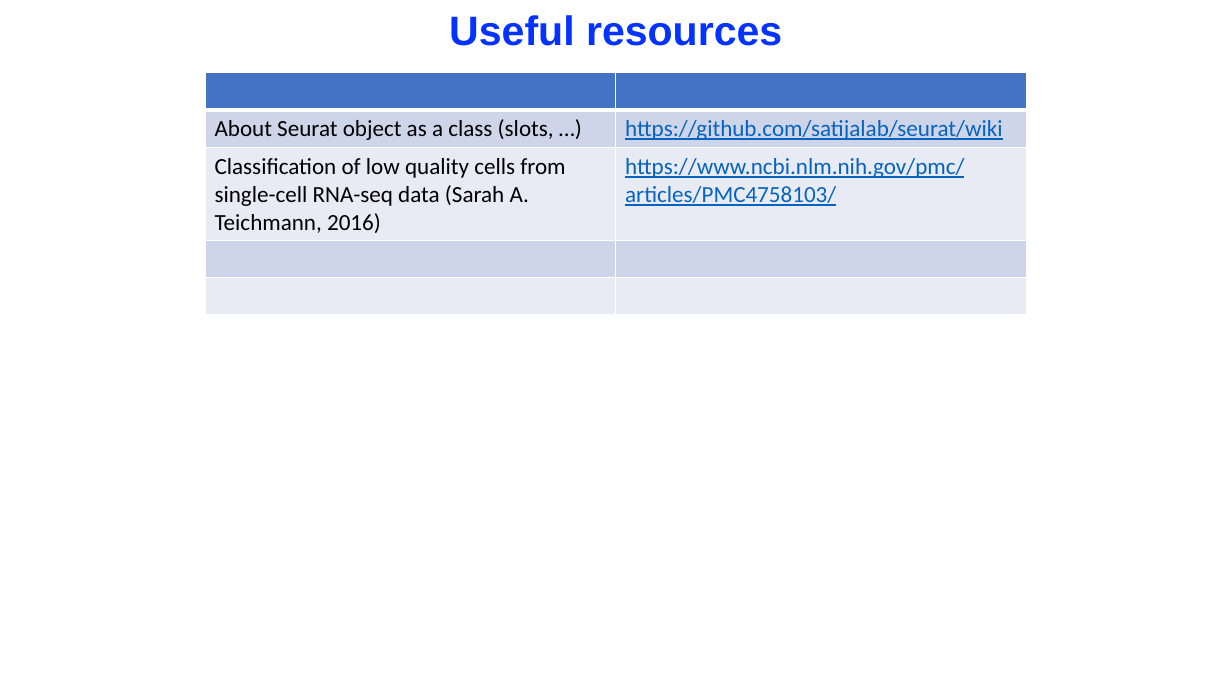
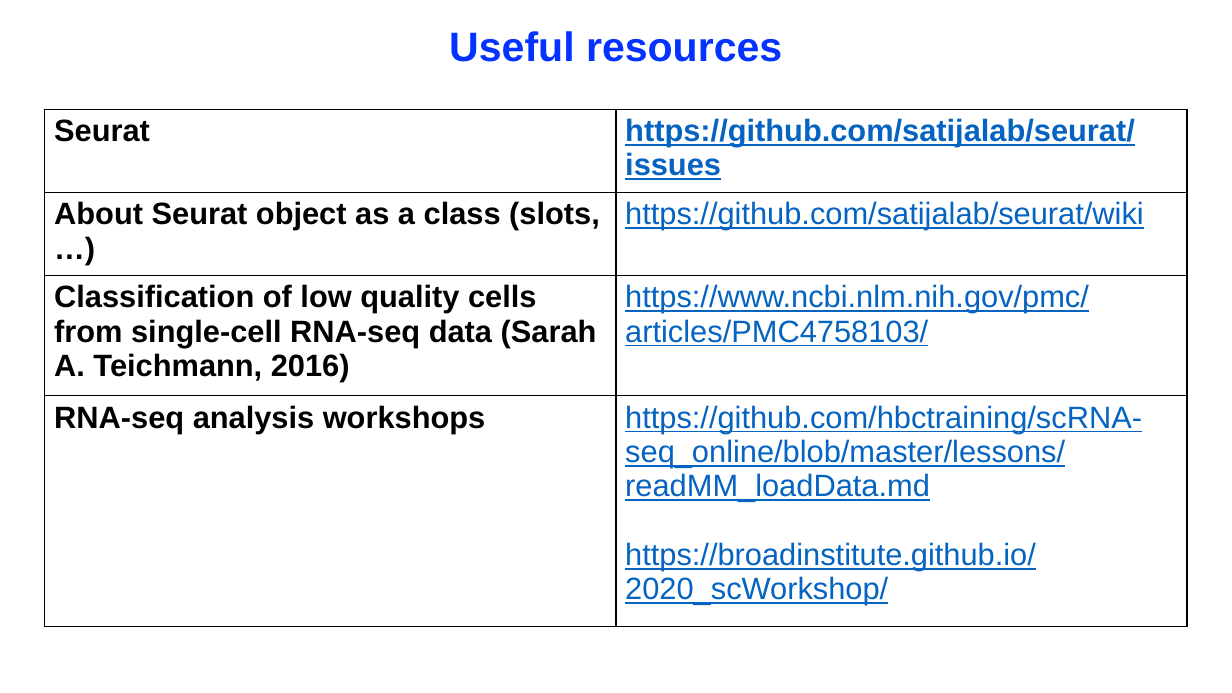
Before and after one commit to denvercal1234GitHub/learntoRfromNothing, a slide deck: slide 7 of 2022Nov11_IntroToSeuratWorkshop_QNN/2022Nov11_IntroToSeuratWorkshop_QNN.pptx. Drawn at 1232x693 pixels with LibreOffice and Linux fonts; fonts in the diff are those of the drawing. Boxes give left, top, right and bottom in pixels: in the first picture for what was removed or moved away, otherwise in the second. Text is boxed around its words. In the diff, an @@ line names an element or a change of style, - is before the commit and + after.

```diff
--- a/2022Nov11_IntroToSeuratWorkshop_QNN/2022Nov11_IntroToSeuratWorkshop_QNN.pptx
+++ b/2022Nov11_IntroToSeuratWorkshop_QNN/2022Nov11_IntroToSeuratWorkshop_QNN.pptx
@@ text "Useful resources": place and size @@
-text "Useful resources" at (449, 15, 782, 46)
+text "Useful resources" at (449, 31, 782, 62)
@@ table at (45, 109, 1188, 627) @@
-row 1, column 1: 
+row 1, column 1: Seurat
-row 1, column 2: 
+row 1, column 2: https://github.com/satijalab/seurat/issues
-row 4:  | 
-row 5:  | 
+row 4: RNA-seq analysis workshops | https://github.com/hbctraining/scRNA-seq_online/blob/master/lessons/readMM_loadData.md / https://broadinstitute.github.io/2020_scWorkshop/
@@ table: place and size @@
-table at (205, 73, 1026, 315)
+table at (45, 109, 1188, 627)
```
Also in this commit, not shown: 2 other slides changed, 1 other file.
